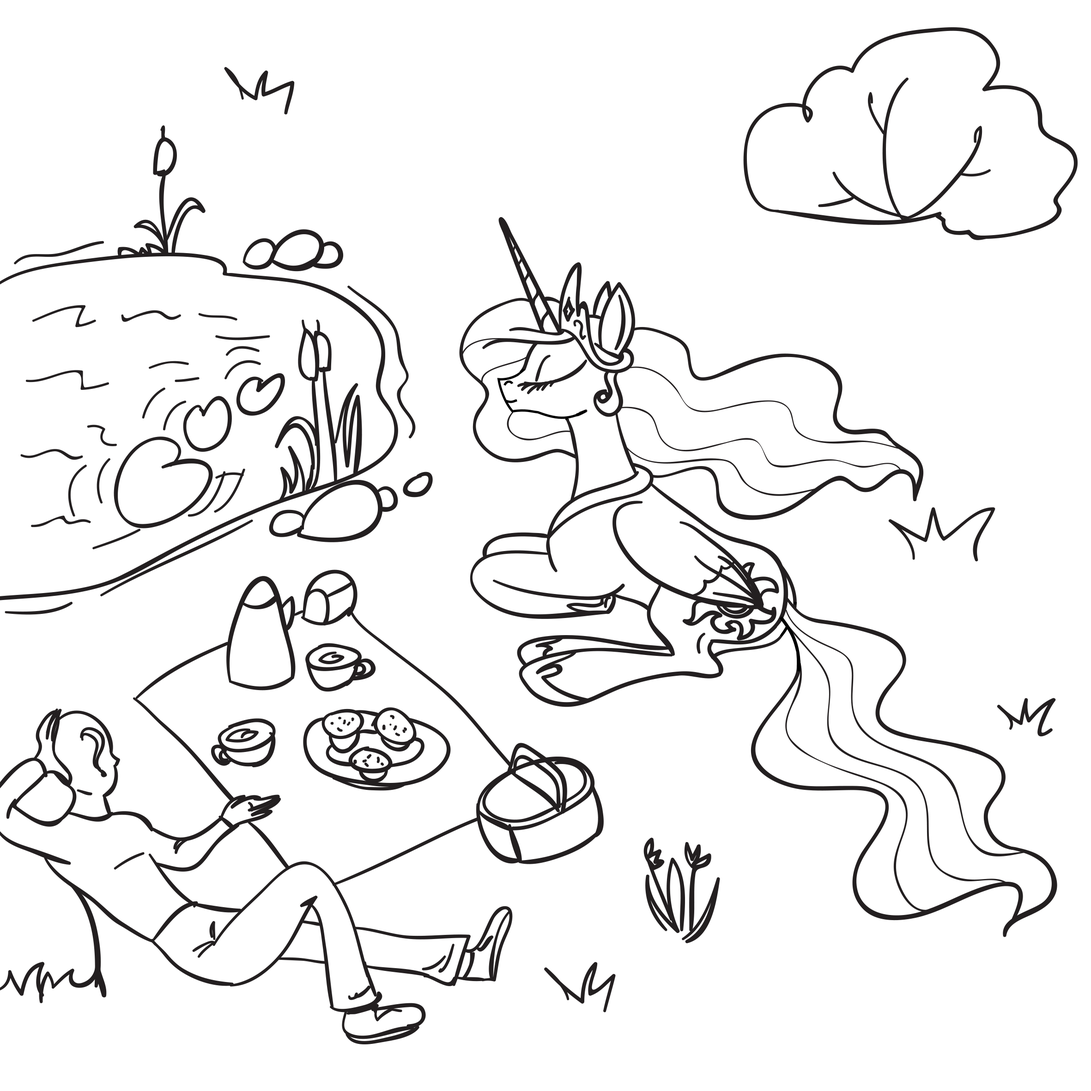
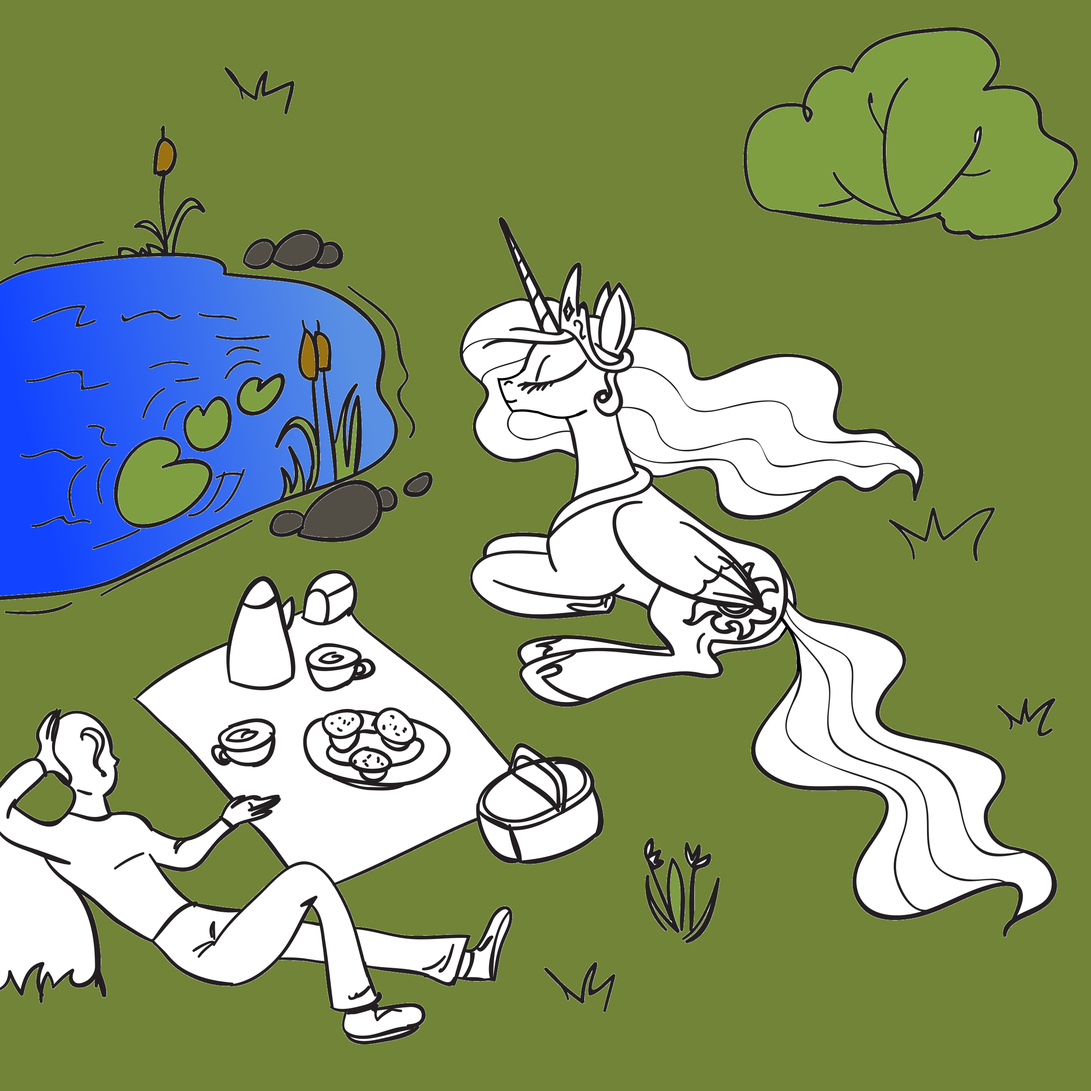
Comparing the layer stacks of the two 1091px x 1091px images. Changes:
added layer "stones" above "kamush" over [244, 234, 429, 539]
added layer "kamush" above "lake" over [156, 141, 329, 379]
added layer "lake" above "greenery" over [0, 256, 395, 597]
added layer "greenery" above "ground" over [117, 30, 1075, 932]
added layer "ground" above "Background" over [0, 0, 1091, 1091]
